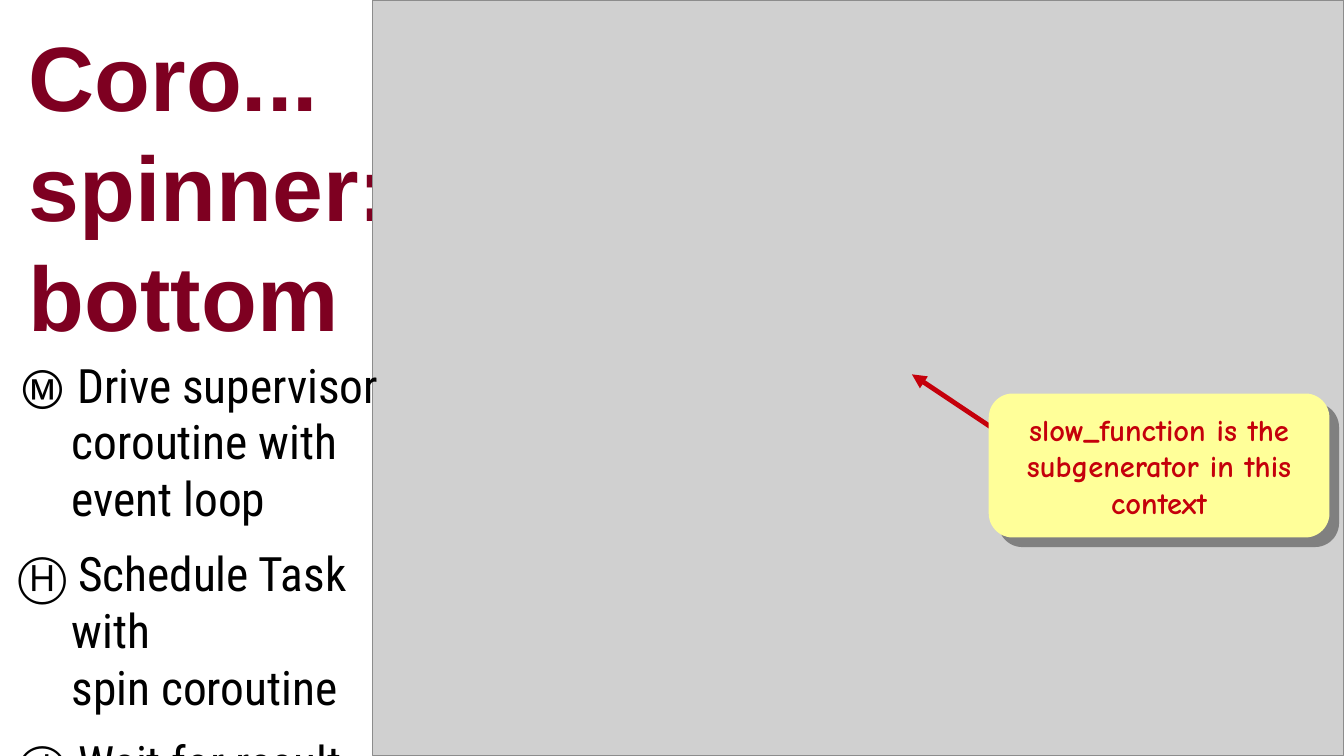
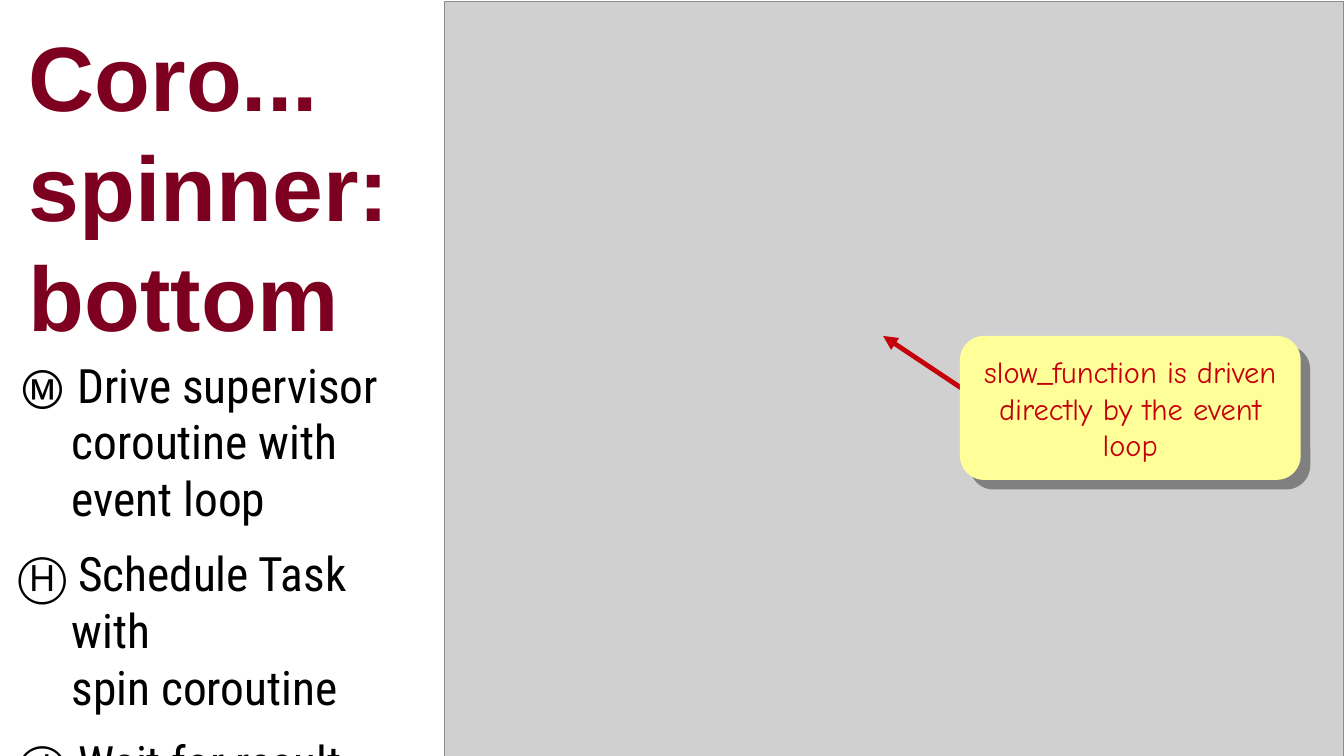
Before and after one commit to ramalho/platespinning, a slide deck: slide 19 of plate-spinning-oscon-eu.odp. Drawn at 1344x756 pixels with LibreOffice and Linux fonts; fonts in the diff are those of the drawing; grey boxes stand for pictures. Boxes give left, top, right and bottom in pixels: in the first picture for what was removed or moved away, otherwise in the second. Text is boxed around its words. In the diff, an @@ line names an element or a change of style, - is before the commit and + after.

```diff
--- a/plate-spinning-oscon-eu.odp
+++ b/plate-spinning-oscon-eu.odp
@@ picture: place and size @@
-picture at [373,0,1344,756]
+picture at [445,1,1344,756]
@@ arrow moved from (1028, 451) - (912, 374) to (999, 413) - (883, 337) @@
@@ rounded rectangle "slow_function is driven directly by ...": place and size @@
-rounded rectangle "slow_function is driven directly by ..." at [989,394,1329,538]
+rounded rectangle "slow_function is driven directly by ..." at [960,337,1300,481]
@@ text in rounded rectangle at [994,362,1285,462]: text changed; bold off @@
-slow_function is the subgenerator in this context
+slow_function is driven directly by the event loop
```
Also in this commit, not shown: 29 other slides changed, 1 slide added, 4 slides removed, 13 other files.
